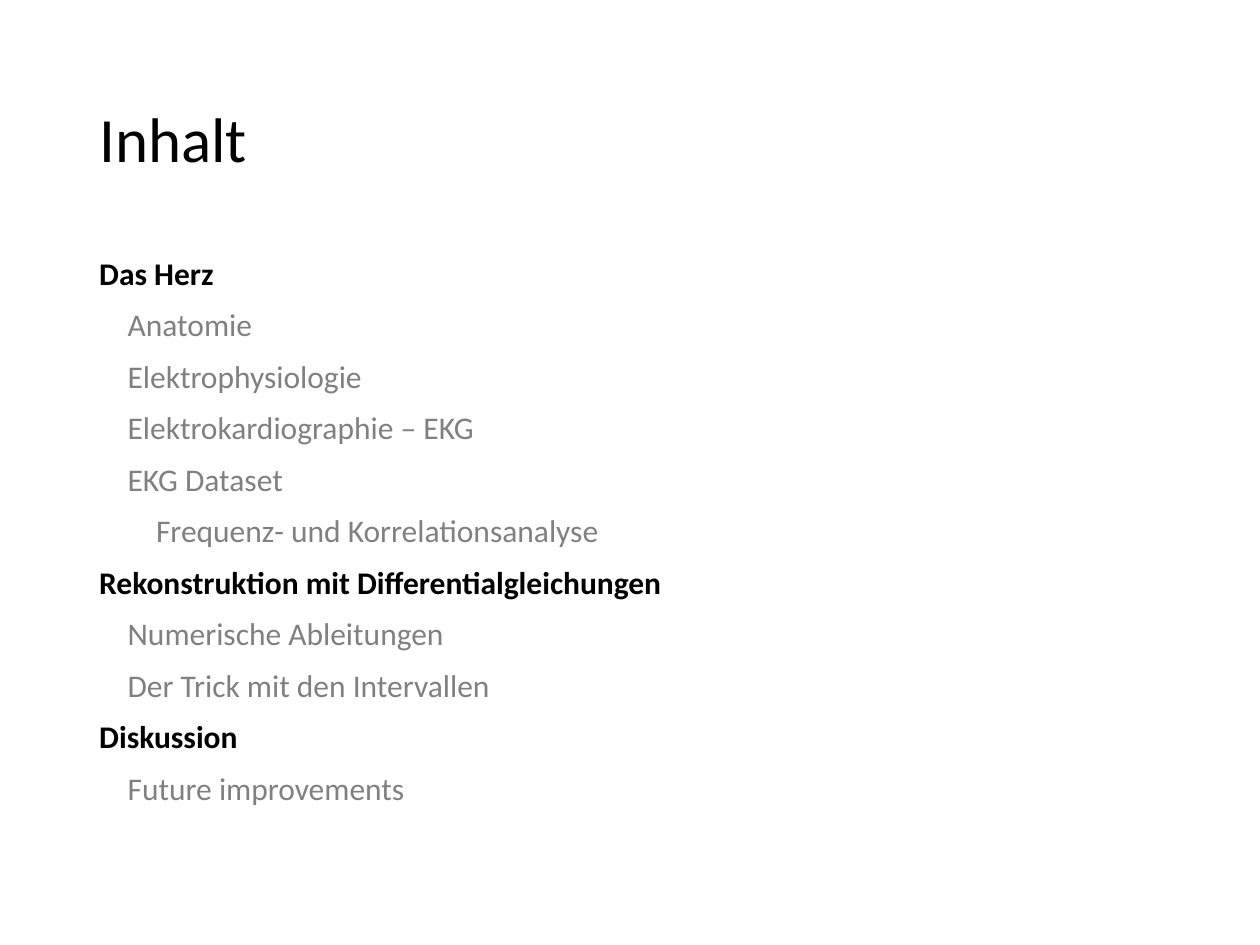
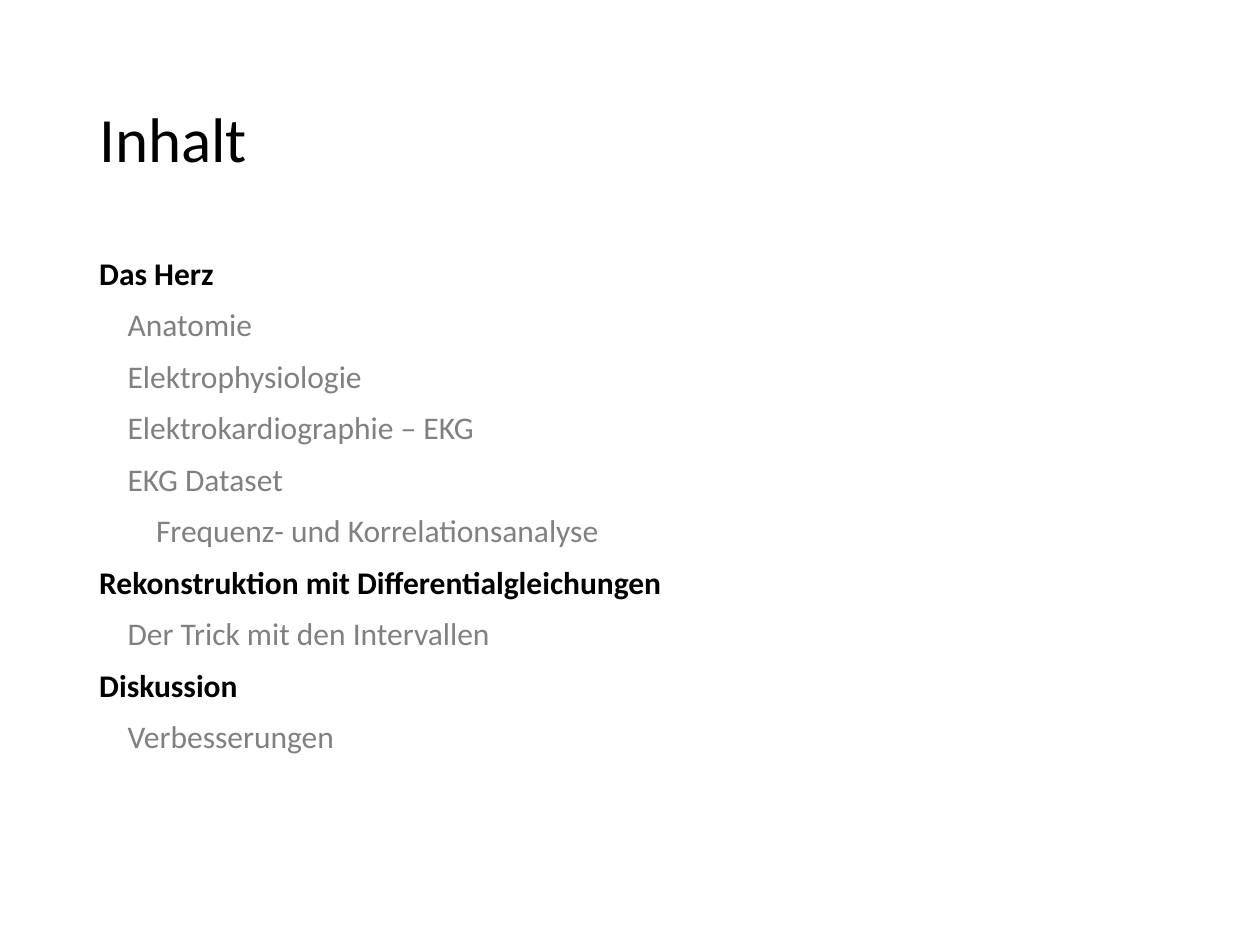
Before and after one commit to flemk/bachelor, a slide deck: slide 3 of presentation.pptx. Drawn at 1260x945 pixels with LibreOffice and Linux fonts; fonts in the diff are those of the drawing. Boxes give left, top, right and bottom in pixels: in the first picture for what was removed or moved away, otherwise in the second. Text is boxed around its words. In the diff, an @@ line names an element or a change of style, - is before the commit and + after.

```diff
--- a/presentation.pptx
+++ b/presentation.pptx
@@ text at (128, 623, 443, 651): paragraph removed @@
-Numerische Ableitungen
@@ text at (128, 726, 334, 754): text changed @@
-Future improvements
+Verbesserungen
```
Also in this commit, not shown: 13 other slides changed, 3 slides added, 1 other file.
